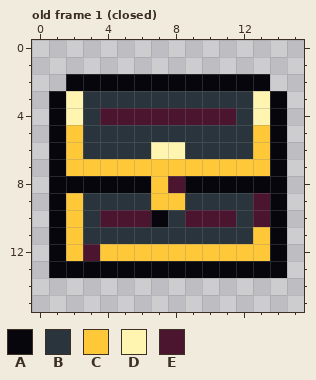
Pixel-art file, stored at projects/007_survivors/art/chest.aseprite. This is how it looked before the edit.
16x16 pixels, 2 frames. Shown: old frame 1 (closed). The commit also changed other frames, which this record leaves out.
Palette (. is transparent): A #07060c  B #2a343d  C #ffc838  D #fff4b0  E #4b1530
And afterwards:
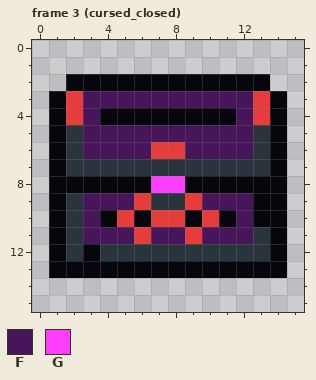
Colours new in this view: F #46155a  G #fd3ffd
A new or re-ordered frame is compared with the old frame closest to it.
What changed:
frames 2 -> 4
@@ palette @@
-D #fff4b0
+D #e63c3c
--- frame 3 (cursed_closed) is new; against old frame 1 (closed)
@@ x 0..15 @@
  2 ..AAAAAAAAAAAA..
- 3 .ADBBBBBBBBBBDA.
- 4 .ADBEEEEEEEEBDA.
- 5 .ACBBBBBBBBBBCA.
- 6 .ACBBBBDDBBBBCA.
- 7 .ACCCCCCCCCCCCA.
- 8 .AAAAAACEAAAAAA.
- 9 .ACBBBBCCBBBBEA.
-10 .ACBEEEABEEEBEA.
-11 .ACBBBBBBBBBBCA.
-12 .ACECCCCCCCCCCA.
+ 3 .ADFFFFFFFFFFDA.
+ 4 .ADFAAAAAAAAFDA.
+ 5 .ABFFFFFFFFFFBA.
+ 6 .ABFFFFDDFFFFBA.
+ 7 .ABBBBBBBBBBBBA.
+ 8 .AAAAAAGGAAAAAA.
+ 9 .ABFFFDBBDFFFAA.
+10 .ABFADADDADAFAA.
+11 .ABFFFDFFDFFFBA.
+12 .ABABBBBBBBBBBA.
 13 .AAAAAAAAAAAAAA.
Boxes around the changes in both pictures, in picture pixels (x1, y1, x2, y2):
changed: (66, 91, 270, 261)
